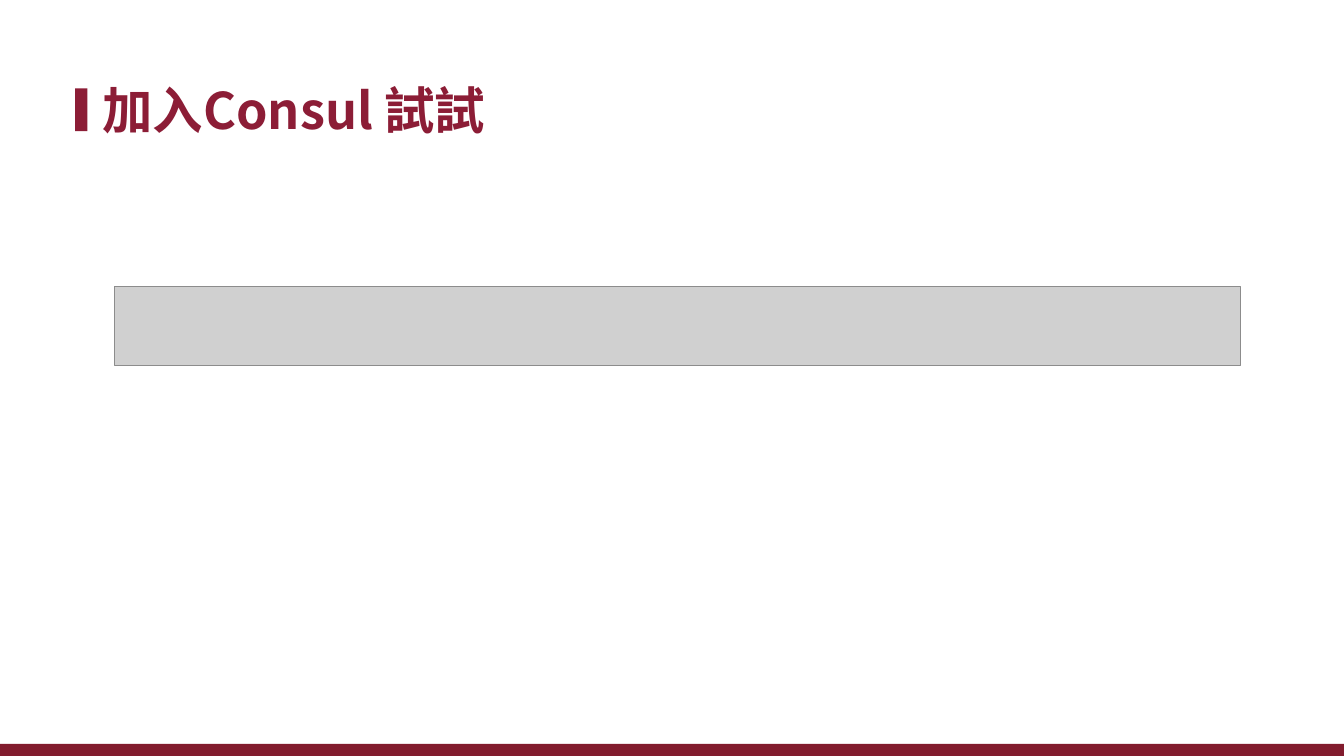
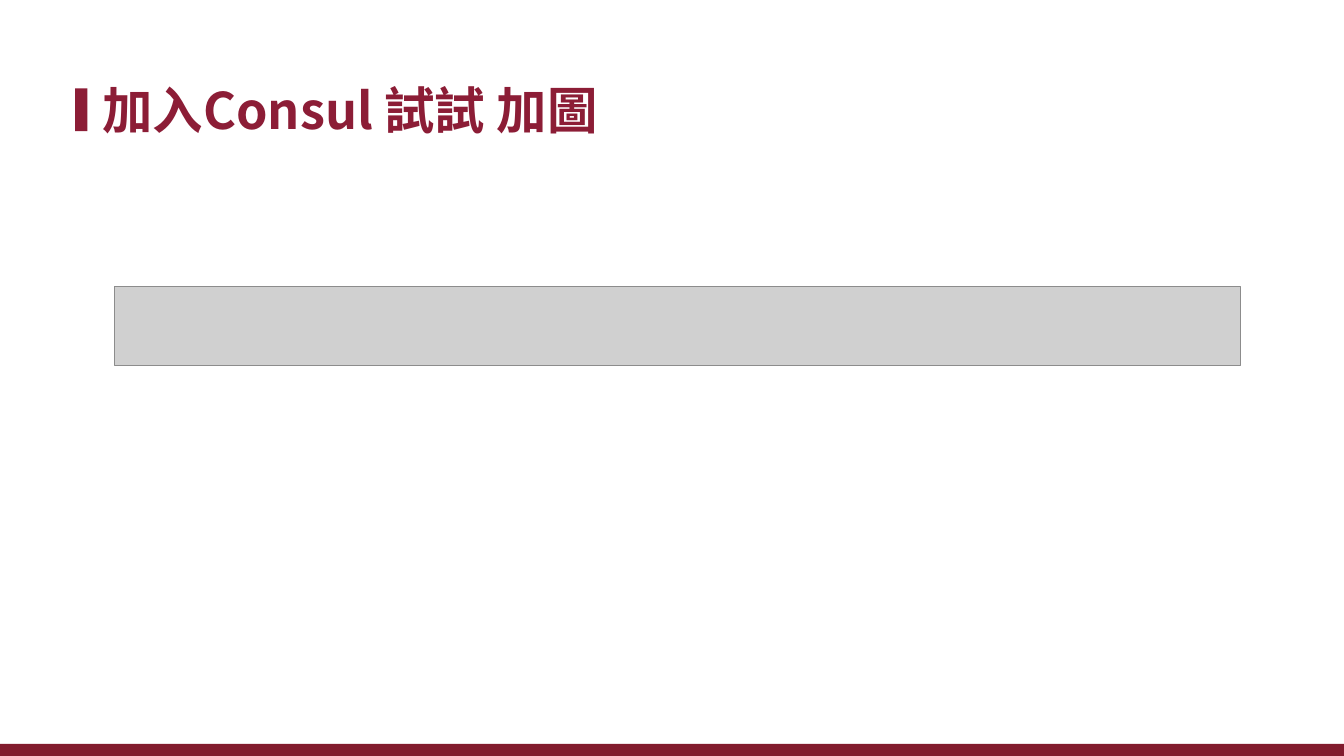
Before and after one commit to xiauchen/5__gRPC, a slide deck: slide 26 of 空白PPT.pptx (slide 25 before the commit). Drawn at 1344x756 pixels with LibreOffice and Linux fonts; fonts in the diff are those of the drawing; grey boxes stand for pictures; background and template pictures are left out. Boxes give left, top, right and bottom in pixels: in the first picture for what was removed or moved away, otherwise in the second. Text is boxed around its words. In the diff, an @@ line names an element or a change of style, - is before the commit and + after.

```diff
--- a/空白PPT.pptx
+++ b/空白PPT.pptx
@@ title at (102, 86, 598, 134): text changed @@
-加入Consul 試試
+加入Consul 試試 加圖
```
Also in this commit, not shown: 11 other slides changed, 8 slides added, 4 slides removed.
